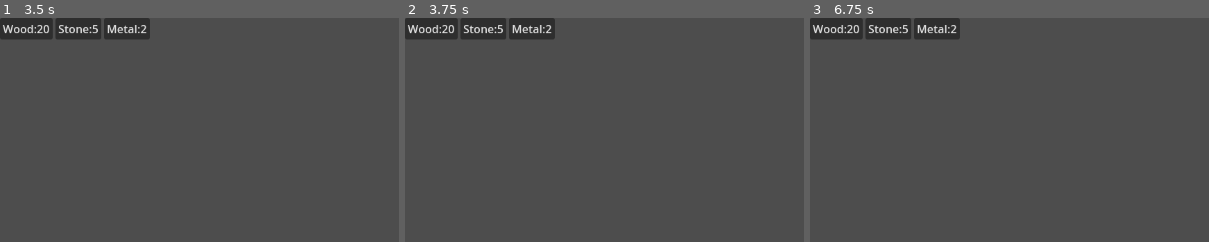
Above: before the commit, frames 1-3 (left to right).
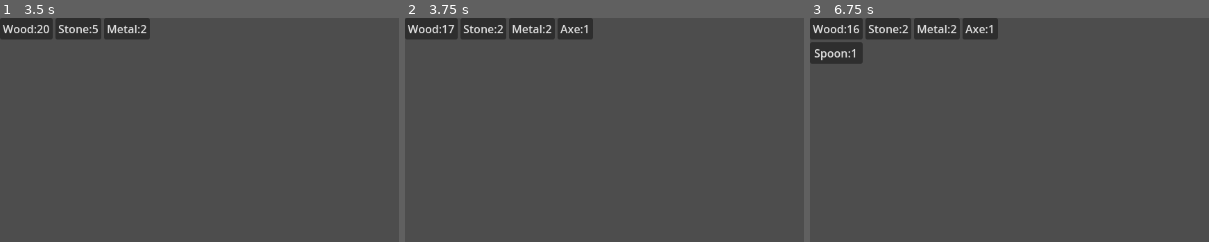
Above: after the commit, the same moments.

Repository: etib-corp/vgj-2024
Game: Godot game, scene res://GUI/craft_panel.tscn
The game is run twice, just before and just after one commit, with the same random seed, the same clock (stepped at 60 frames per second) and the same inputs. This scene is started directly instead of the project's main scene.
Inputs (mouse positions are % of the whole screen's width and height, from its top left):
- Up to frame 1 (3.5 s): click (75, 2) at 0.52 s; type "12" at 0.6 s; click "Wood:20" at 1.25 s; click "Stone:5" at 2 s; click "Metal:2" at 2.75 s
- Up to frame 2 (3.75 s): click "Axe" at 3.5 s
- Up to frame 3 (6.75 s): click (3, 2) at 4.25 s, where only the run after the commit has a clickable "Wood:17"; click (10, 2) at 5 s, where only the run after the commit has a clickable "Stone:2"; click (21, 2) at 5.75 s, where only the run after the commit has a clickable "Axe:1"; click "Spoon" at 6.5 s
The pictures show only the part of the screen within x 0-50%, y 0-50%; the shares and areas given below are measured in that part.

Frame 1 is identical in both runs. In frame 2, 0.9% of the frame differs, in the area x 9-48%, y 0-10%; in frame 3, 2.1%, in the area x 0-48%, y 0-21%.

Commit message:
fix: craft_panel

Diff:
--- /dev/null
+++ b/scenes/barbarian.tscn
@@ -0,0 +1,26 @@
+[gd_scene load_steps=2 format=3 uid="uid://cnyvbttv5pwu4"]
+
+[ext_resource type="PackedScene" path="res://assets/Character/KayKit_Adventurers_1.0_FREE/Characters/gltf/Barbarian.glb" id="1_dk1a2"]
+
+[node name="Barbarian" instance=ExtResource("1_dk1a2")]
+
+[node name="1H_Axe_Offhand" parent="Rig/Skeleton3D" index="0"]
+transform = Transform3D(-0.999999, -1.17465e-07, 2.00909e-07, 1.0297e-07, -5.30967e-07, 0.999999, -1.957e-07, 0.999999, 6.23449e-07, 0.883132, 1.04926, 0.0333083)
+
+[node name="Barbarian_Round_Shield" parent="Rig/Skeleton3D" index="1"]
+transform = Transform3D(-0.999999, 2.40298e-06, -7.04971e-07, -8.02913e-07, -7.37598e-07, 0.999999, 2.32475e-06, 0.999999, 8.30081e-07, 0.883132, 1.20515, 0.0170112)
+
+[node name="1H_Axe" parent="Rig/Skeleton3D" index="2"]
+transform = Transform3D(0.999999, 1.88247e-07, -4.39071e-07, -3.79561e-07, -7.95385e-07, -0.999999, -1.1747e-07, 0.999999, -7.42514e-07, -0.883132, 1.04926, 0.0333086)
+
+[node name="2H_Axe" parent="Rig/Skeleton3D" index="3"]
+transform = Transform3D(0.999999, 1.88247e-07, -4.39071e-07, -3.79561e-07, -7.95385e-07, -0.999999, -1.1747e-07, 0.999999, -7.42514e-07, -0.883132, 1.04926, 0.0333086)
+
+[node name="Mug" parent="Rig/Skeleton3D" index="4"]
+transform = Transform3D(0.999999, 1.88247e-07, -4.39071e-07, -3.79561e-07, -7.95385e-07, -0.999999, -1.1747e-07, 0.999999, -7.42514e-07, -1.1837, 1.04926, -0.0156374)
+
+[node name="Barbarian_Hat" parent="Rig/Skeleton3D" index="5"]
+transform = Transform3D(1, -2.20965e-22, 1.69407e-21, 2.20965e-22, 1, 0, -1.69407e-21, 3.58732e-43, 1, 0, 1.21587, -1.39099e-07)
+
+[node name="Barbarian_Cape" parent="Rig/Skeleton3D" index="6"]
+transform = Transform3D(1, 1.25214e-21, 0, -1.25214e-21, 1, 0, 0, 0, 1, -1.90735e-06, 1.21587, -1.39099e-07)
--- /dev/null
+++ b/scenes/main.tscn
@@ -0,0 +1,3 @@
+[gd_scene format=3 uid="uid://cywngdq8qncem"]
+
+[node name="Main" type="Node"]
--- /dev/null
+++ b/scenes/world_generator.gd
@@ -0,0 +1,51 @@
+extends Node
+
+var noise
+
+# Called when the node enters the scene tree for the first time.
+func _ready() -> void:
+	noise = FastNoiseLite.new()
+
+
+# Called every frame. 'delta' is the elapsed time since the previous frame.
+func _process(delta: float) -> void:
+	pass
+
+func create_cube(position, color):
+	var box_size = Vector3(1,1,1)
+
+	var static_body = StaticBody3D.new()
+	static_body.position = position
+
+	var collision_shape_3d = CollisionShape3D.new()
+	collision_shape_3d.shape = BoxShape3D.new()
+	collision_shape_3d.shape.size = box_size
+
+	var mesh = MeshInstance3D.new()
+
+	var boxmesh = BoxMesh.new()
+	boxmesh.size = box_size
+
+	var material = StandardMaterial3D.new()
+	material.albedo_color = color
+
+	boxmesh.material = material
+
+	mesh.set_mesh(boxmesh)
+	static_body.add_child(mesh)
+	static_body.add_child(collision_shape_3d)
+
+	add_child(static_body)
+
+
+func get_color_from_noise(noise_value):
+	if noise_value <= -.4:
+		return Color(1,0,0,1)
+	elif noise_value <= -.2:
+		return Color(0,1,0,1)
+	elif noise_value <= 0:
+		return Color(0,0,1,1)
+	elif noise_value <= .2:
+		return Color(.5,.5,.5,1)
+	elif noise_value > .2:
+		return Color(.3,.8,.5,1)
--- a/scripts/craft_panel.gd
+++ b/scripts/craft_panel.gd
@@ -21,7 +21,7 @@
 		if (recipe.capitalize().contains(field.capitalize()) or field == ""):
 			var child = Button.new()
 			child.text = recipe
-			child.pressed.connect(on_button_pressed.bind(craft_items[recipe], recipe))
+			child.button_down.connect(on_button_pressed.bind(craft_items[recipe], recipe))
 			craft_list.add_child(child)
 
 func can_craft(ressources: Dictionary, new_item: String) -> bool:
Not shown: 1 places in GUI/craft_panel.tscn that only renumber resources
